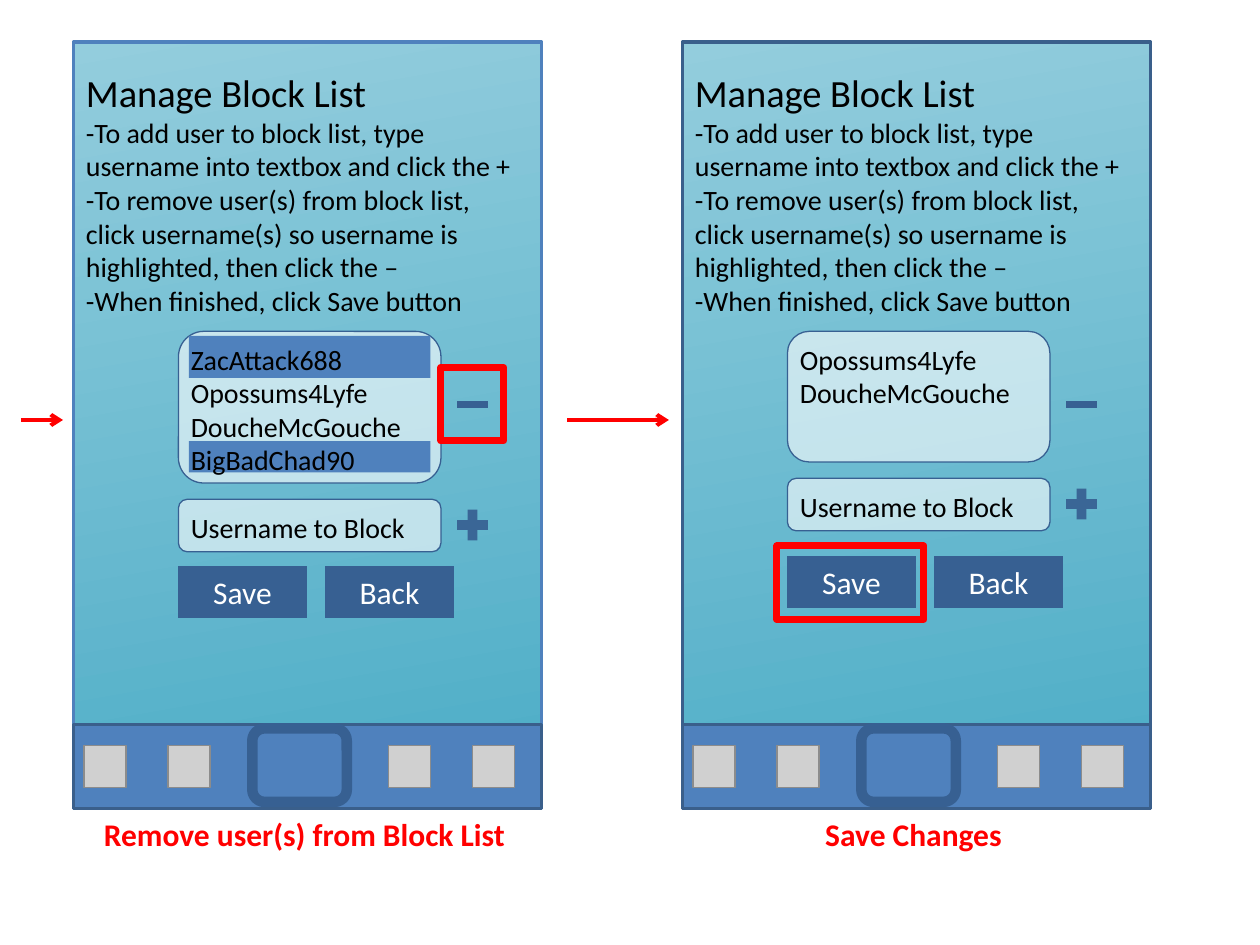
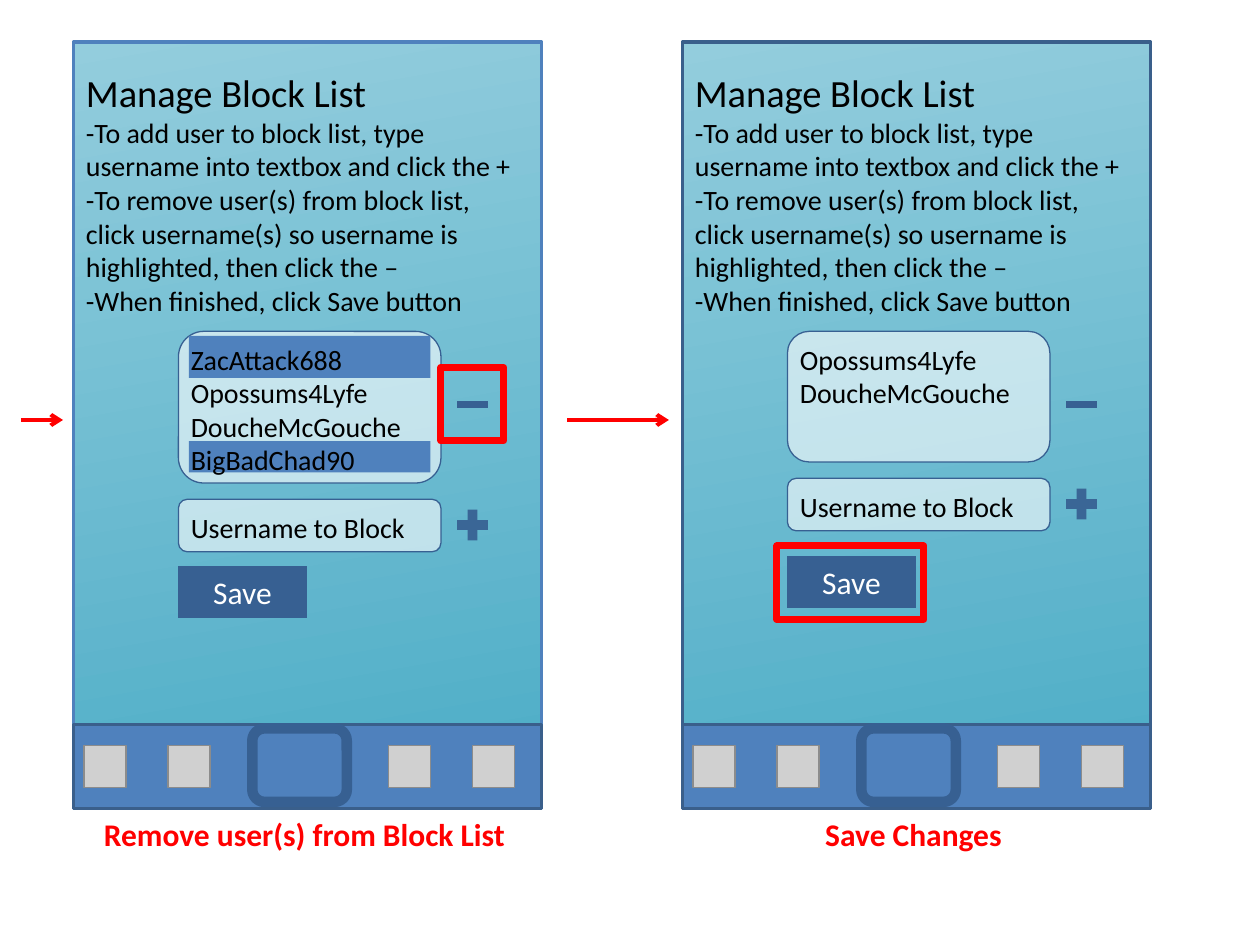
Before and after one commit to Cjreynol-zz/Study-Bear, a slide deck: slide 15 of docs/mock-ups/Mock-ups.pptx. Drawn at 1260x945 pixels with LibreOffice and Linux fonts; fonts in the diff are those of the drawing; grey boxes stand for pictures. Boxes give left, top, right and bottom in pixels: in the first picture for what was removed or moved away, otherwise in the second. Text is boxed around its words. In the diff, an @@ line names an element or a change of style, - is before the commit and + after.

Commit message:
Added menu bar and removed back buttons from mock-ups

```diff
--- a/docs/mock-ups/Mock-ups.pptx
+++ b/docs/mock-ups/Mock-ups.pptx
@@ rectangle removed at [325,567,454,617] @@
-Back
@@ rectangle removed at [935,557,1063,607] @@
-Back
```
Also in this commit, not shown: 11 other slides changed.
